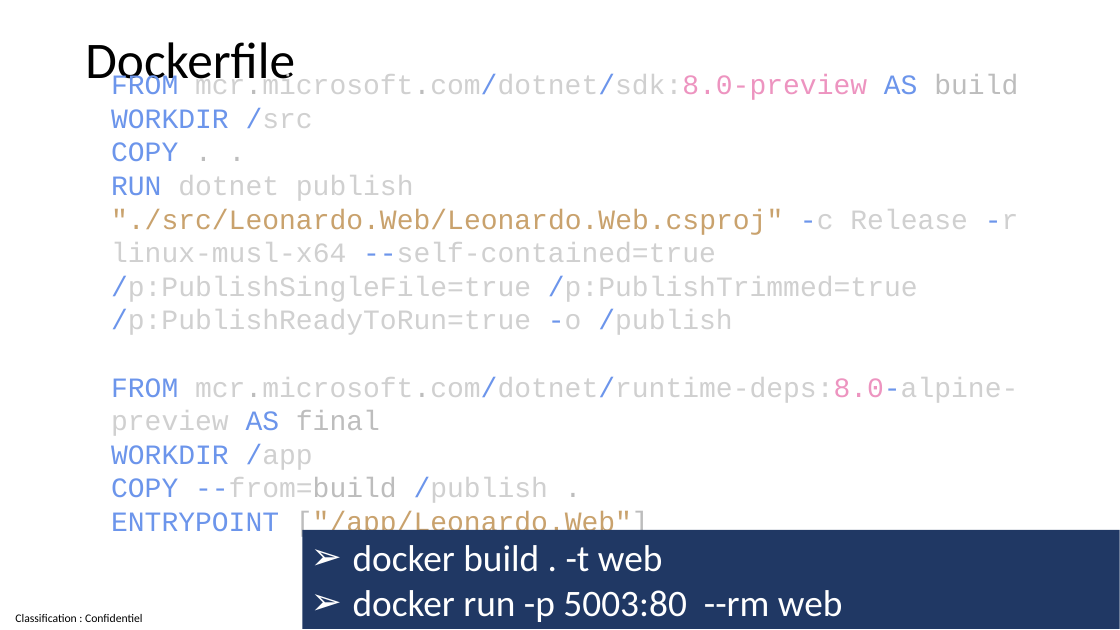
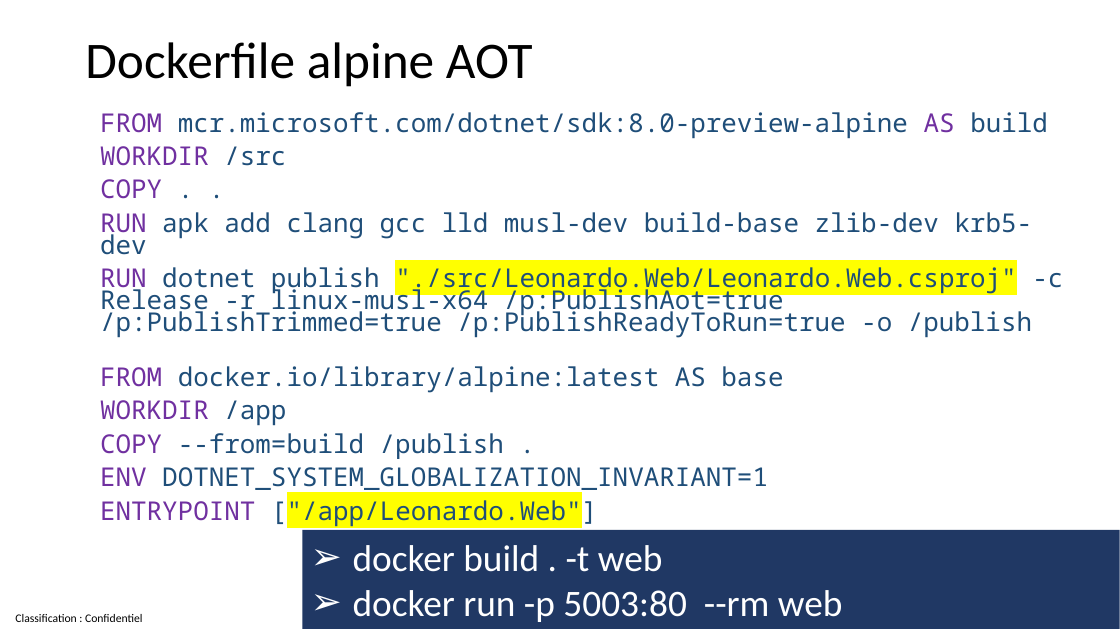
Before and after one commit to guillaume-chervet/course.dotnet, a slide deck: slide 111 of documentations/dotnet8.pptx. Drawn at 1120x630 pixels with LibreOffice and Linux fonts; fonts in the diff are those of the drawing. Boxes give left, top, right and bottom in pixels: in the first picture for what was removed or moved away, otherwise in the second. Text is boxed around its words. In the diff, an @@ line names an element or a change of style, - is before the commit and + after.

```diff
--- a/documentations/dotnet8.pptx
+++ b/documentations/dotnet8.pptx
@@ title at <box>85,42,533,87</box>: text changed @@
-Dockerfile
+Dockerfile alpine AOT
@@ text "FROM mcr.microsoft.com/dotnet/sdk:8.0-preview-alpine AS buil ..." at <box>100,112,1063,526</box>: vertical alignment middle to top @@
@@ text at <box>100,112,1063,526</box>: text changed; size 24 to 22.2 pt; font Courier New to Noto Sans Mono; text colour #D0D0D0 to #1F4E79 @@
-FROM mcr.microsoft.com/dotnet/sdk:8.0-preview AS build
-WORKDIR /src
-COPY . .
-RUN dotnet publish "./src/Leonardo.Web/Leonardo.Web.csproj" -c Release -r linux-musl-x64 --self-contained=true /p:PublishSingleFile=true /p:PublishTrimmed=true /p:PublishReadyToRun=true -o /publish
-FROM mcr.microsoft.com/dotnet/runtime-deps:8.0-alpine-preview AS final
-WORKDIR /app
-COPY --from=build /publish .
-ENTRYPOINT ["/app/Leonardo.Web"]
+FROM mcr.microsoft.com/dotnet/sdk:8.0-preview-alpine AS build
+WORKDIR /src
+COPY . .
+RUN apk add clang gcc lld musl-dev build-base zlib-dev krb5-dev
+RUN dotnet publish "./src/Leonardo.Web/Leonardo.Web.csproj" -c Release -r linux-musl-x64 /p:PublishAot=true /p:PublishTrimmed=true /p:PublishReadyToRun=true -o /publish
+FROM docker.io/library/alpine:latest AS base
+WORKDIR /app
+COPY --from=build /publish .
+ENV DOTNET_SYSTEM_GLOBALIZATION_INVARIANT=1
+ENTRYPOINT ["/app/Leonardo.Web"]
```
Also in this commit, not shown: 11 other slides changed, 1 slide added.
